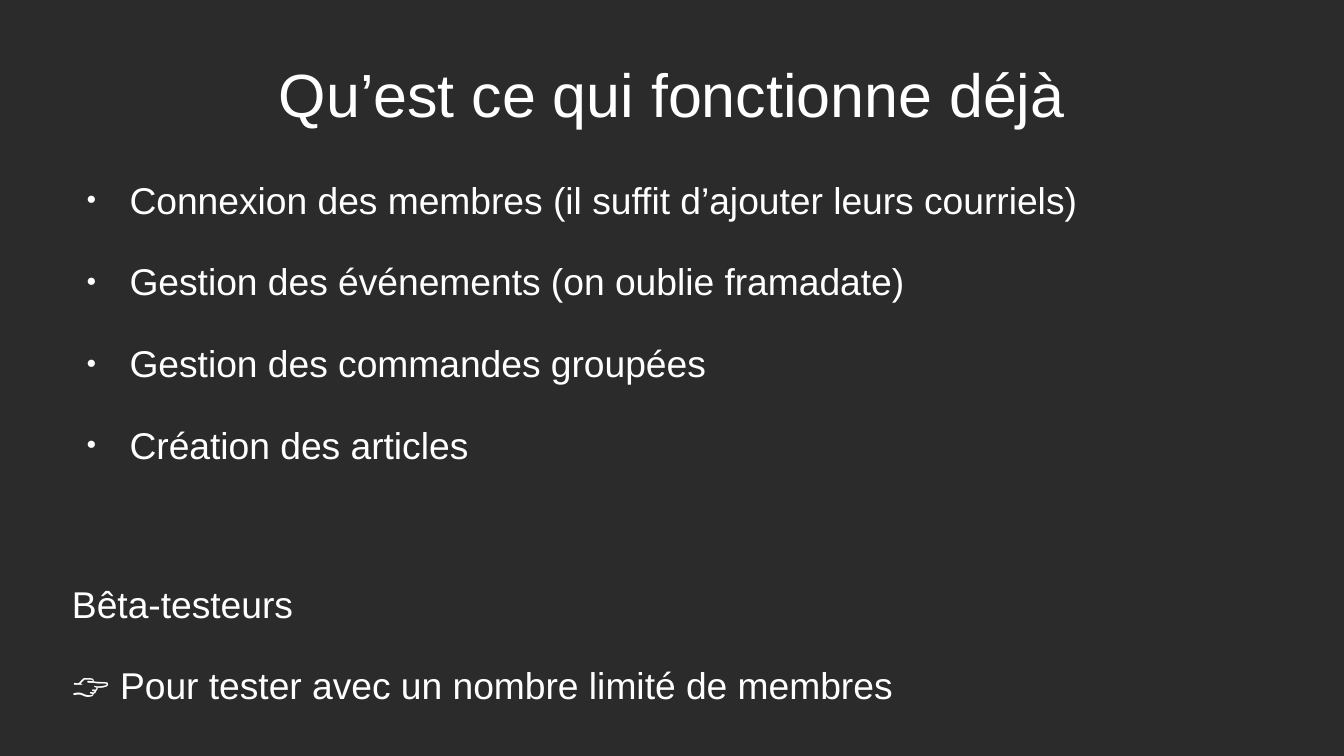
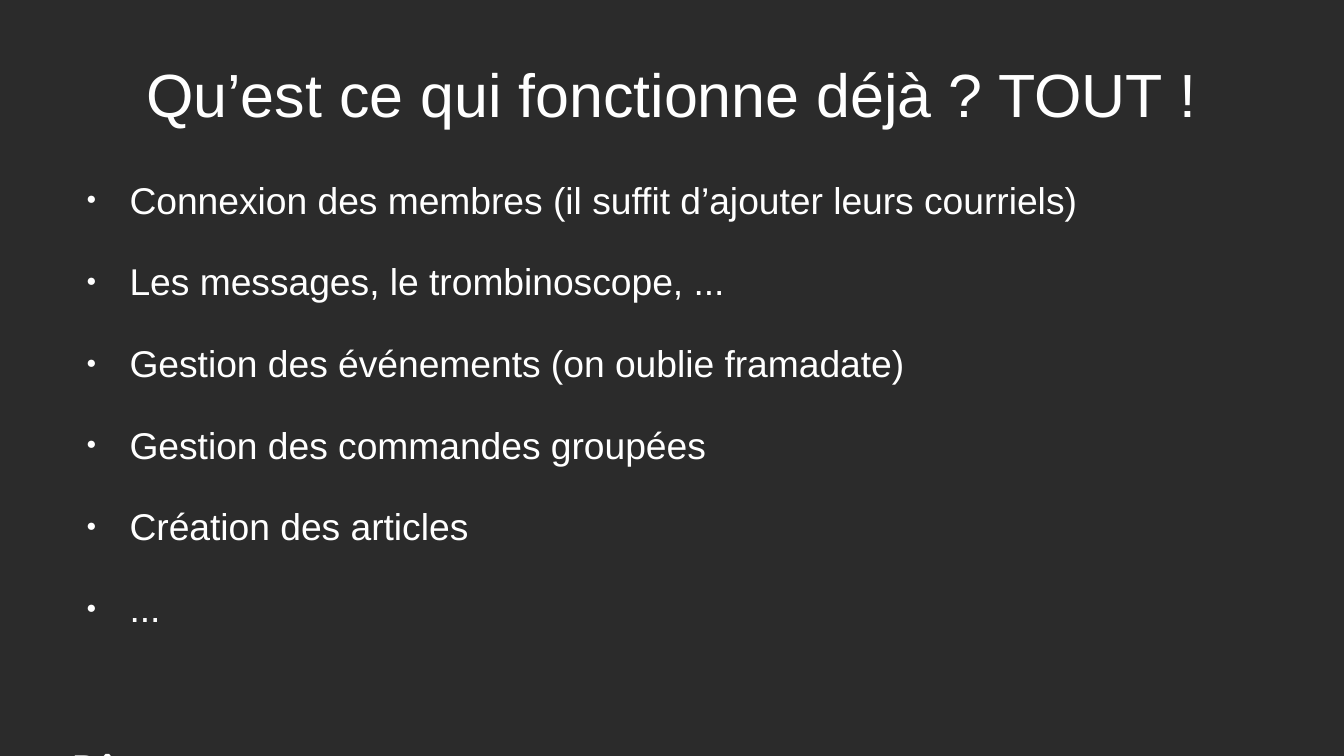
Before and after one commit to jebissey/MyClub, a slide deck: slide 11 of doc/PresentationADA21.odp. Drawn at 1344x756 pixels with LibreOffice and Linux fonts; fonts in the diff are those of the drawing; background and template pictures are left out; a plain dark background stands for a picture behind light text. Boxes give left, top, right and bottom in pixels: in the first picture for what was removed or moved away, otherwise in the second. Text is boxed around its words. In the diff, an @@ line names an element or a change of style, - is before the commit and + after.

```diff
--- a/doc/PresentationADA21.odp
+++ b/doc/PresentationADA21.odp
@@ title at [146,72,1163,128]: text changed @@
-Qu’est ce qui fonctionne déjà
+Qu’est ce qui fonctionne déjà ? TOUT !
@@ text at [130,187,1077,541]: paragraph added @@
+● ...
@@ text at [130,268,683,303]: paragraph added @@
+● Les messages, le trombinoscope, ...
```
Also in this commit, not shown: 9 other files.
